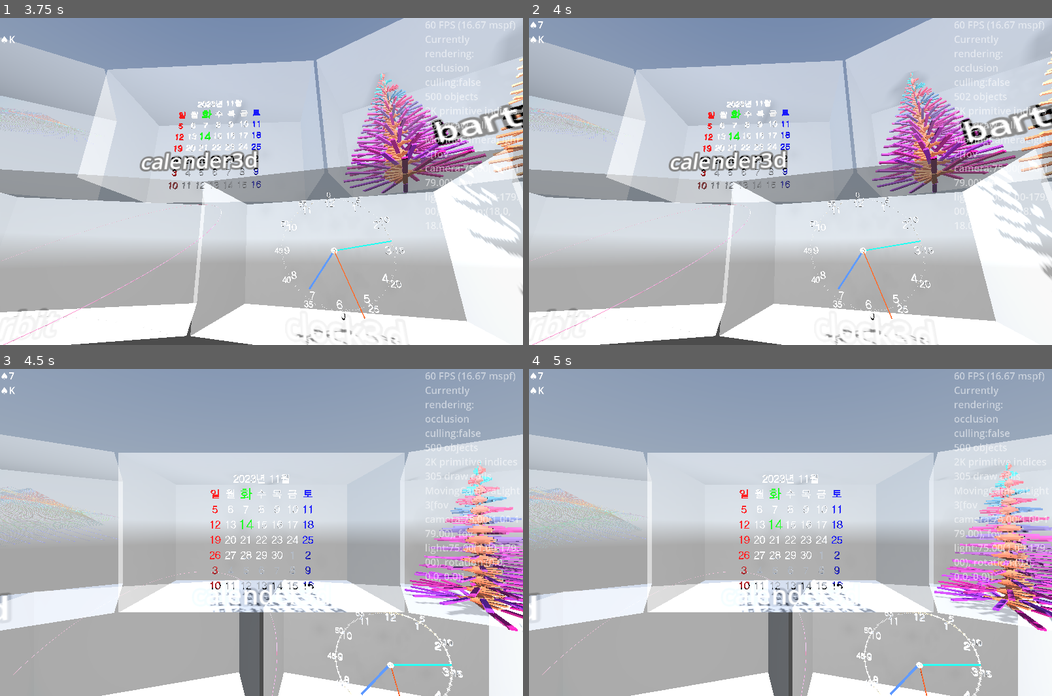
Above: before the commit, frames 1-4 (two rows, left to right).
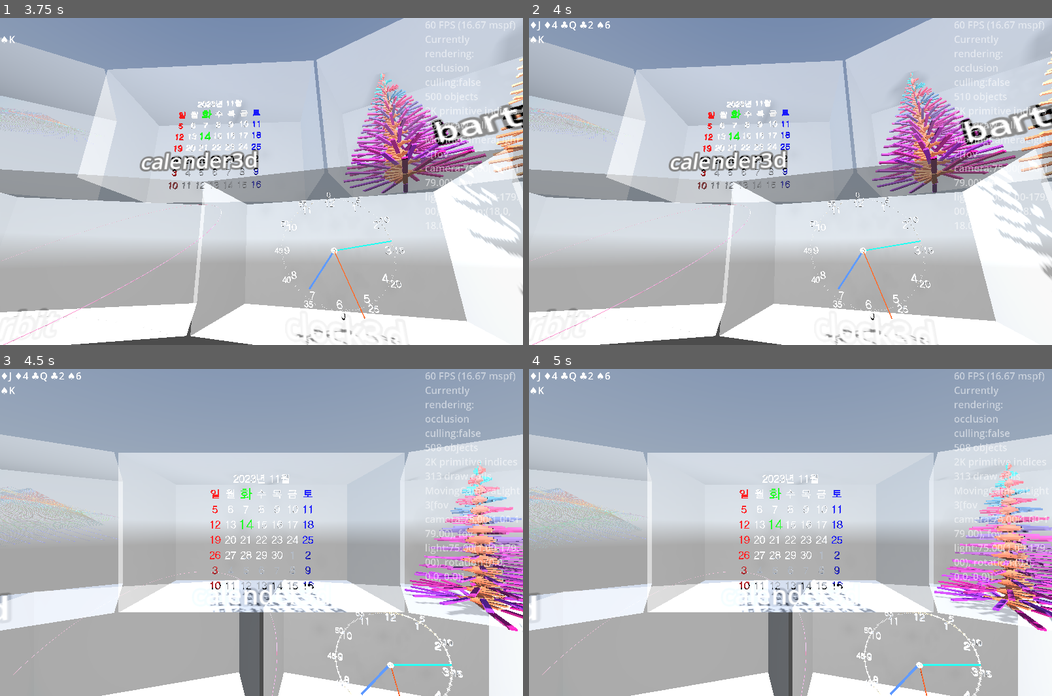
Above: after the commit, the same moments.

Repository: kasworld/gd4template3d
Game: Godot game, scene res://main.tscn
Two runs of this game, one before a commit and one after it. Both use one fixed random seed, a clock stepped at 60 frames per second and the inputs below. A sky picture missing from this copy of the repository is replaced by a grey-blue gradient.
Inputs (mouse positions are in pixels of both pictures, inside the frame that each line leads up to):
- Up to frame 1 (3.75 s): tap Enter at 0.5, 2.1 s; move the mouse to (376, 165) at 0.52 s; hold Right 0.53-1.28 s; tap Q at 0.6, 2.85 s; click (376, 165) at 0.67 s; move the mouse to (156, 197) at 1.27 s; hold Down 1.28-2.03 s; tap E at 1.35, 3.6 s; move the mouse to (313, 109) at 2.02 s; hold Right 2.03-2.78 s; move the mouse to (235, 246) at 2.77 s; hold Up 2.78-3.53 s; click (235, 246) at 2.92 s; move the mouse to (418, 230) at 3.52 s; hold Left from 3.53 s (still down)
- Up to frame 2 (4 s): keep holding Left
- Up to frame 3 (4.5 s): keep holding Left; move the mouse to (104, 483) at 4.27 s; tap Enter at 4.35 s
- Up to frame 4 (5 s): keep holding Left

Frame 1 is identical in both runs. In frame 2, 0.1% of the frame differs, in the area x 0-85%, y 1-34%; in frame 3, 0.1%; in frame 4, 0.1%.

Commit message:
add slot demo

Diff:
--- a/main.gd
+++ b/main.gd
@@ -77,7 +77,7 @@
 	line2d_demo($GlassCabinetContainer.get_child(4), "moveline2d")
 	meshtrail_demo($GlassCabinetContainer.get_child(5), "meshtrail")
 	maze3d_demo($GlassCabinetContainer.get_child(6), "maze3d")
-	reel_demo($GlassCabinetContainer.get_child(7), "slotreel")
+	slotreel_demo($GlassCabinetContainer.get_child(7), "slotreel")
 	wheel_demo($GlassCabinetContainer.get_child(8), "roulettewheel" )
 	valvehandle_arrow3d_demo($GlassCabinetContainer.get_child(9), "valvehandle,arrow3d")
 	wirenet_wavegauge_demo($GlassCabinetContainer.get_child(10), "wirenet,wavegauge")
@@ -140,28 +140,26 @@
 func _on_timer_wheel_timeout() -> void:
 	wheel돌리기()
 
-var slotreel :SlotReel
-func reel_demo(glasscabinet :GlassCabinet, labeltext :String = "") -> void:
+var slot :Slots
+func slotreel_demo(glasscabinet :GlassCabinet, labeltext :String = "") -> void:
+	if labeltext != "":
+		glasscabinet.set_label_text(labeltext)
 	var symbol크기 := Vector2(WorldSize.x/20 ,WorldSize.y/20)
 	var color_text_into_list := make_color_text_info_list(colorlist_dark, cardlist).duplicate()
-	color_text_into_list.shuffle()
-	slotreel = preload("res://slot_reel/slot_reel.tscn").instantiate(
-		).init(0, symbol크기, color_text_into_list)
-	slotreel.rotation_stopped.connect(reel결과가결정됨)
-	glasscabinet.add_child(slotreel)
-	if labeltext != "":
-		glasscabinet.set_label_text(labeltext)
-	reel돌리기()
-func reel돌리기() -> void:
-	var rot = randfn(2*PI, PI/2)
-	if randi_range(0,1) == 0:
-		rot = -rot
-	slotreel.돌리기시작(rot)
-func reel결과가결정됨( rl :SlotReel) -> void:
-	$"왼쪽패널/LabelReel".text = rl.선택된symbol얻기().글내용얻기()
+	slot = preload("res://slots/slots.tscn").instantiate().init(5, symbol크기,color_text_into_list)
+	glasscabinet.add_child(slot)
+	slot.rotation_stopped.connect(슬롯멈춤)
+	slot.돌리기시작()
+func 슬롯멈춤(sl :Slots) -> void:
+	var symbol들 := sl.선택된symbol들얻기()
+	var 결과 := ""
+	for k in symbol들:
+		결과 += k.글내용얻기() + " "
+	$"왼쪽패널/LabelReel".text = 결과
 	$TimerReel.start()
 func _on_timer_reel_timeout() -> void:
-	reel돌리기()
+	slot.돌리기시작()
+
 
 var wavegauge_box :WaveGauge
 func wavegauge_demo(glasscabinet :GlassCabinet, labeltext :String = "") -> void:
--- /dev/null
+++ b/slots/slots.gd
@@ -0,0 +1,73 @@
+extends Node3D
+class_name Slots
+
+signal rotation_stopped(s :Slots)
+
+var colorlist :Array = NamedColorList.filter_to_colorlist(NamedColorList.make_dark_color_list())
+var cardlist :Array = PlayingCard.make_deck_with_joker()
+func make_color_text_info_list() -> Array:
+	var rtn := []
+	for i in cardlist.size():
+		rtn.append( [ colorlist[i%colorlist.size()], cardlist[i] ] )
+	return rtn
+
+#var symbol크기 :Vector2
+#var reelcount :int
+var reel_list := []
+
+func init(reelcount :int, symbol크기 :Vector2, color_text_info_list: Array) -> Slots:
+	#var color_text_info_list := make_color_text_info_list()
+	var total_width := reelcount*(symbol크기.x+1)
+	for i in reelcount:
+		var kilist := color_text_info_list.duplicate()#.slice(0,7)
+		kilist.shuffle()
+		var rl = preload("res://slot_reel/slot_reel.tscn").instantiate().init(i, symbol크기, kilist)
+		rl.rotation_stopped.connect(결과가결정됨)
+		rl.position = Vector3(i*symbol크기.x+i +symbol크기.x/2 -total_width/2, 0, 0)
+		add_child(rl)
+		reel_list.append(rl)
+
+	$Bar.mesh.material.albedo_color = Color.GOLD
+	$Bar.mesh.top_radius = 0.1
+	$Bar.mesh.bottom_radius = $Bar.mesh.top_radius
+	$Bar.mesh.height = total_width
+	$Bar.position = (reel_list[-1].position + reel_list[0].position) /2 + Vector3(0,0,reel_list[0].calc_radius())
+
+	return self
+
+func calc_radius() -> float:
+	return reel_list[0].calc_radius()
+
+#func calc_width() -> float:
+	#return reelcount*(symbol크기.x+1)
+#
+#func calc_size() -> Vector3:
+	#return Vector3(calc_width(),calc_radius()*2,calc_radius()*2)
+#
+#func calc_center() -> Vector3:
+	#return Vector3(0,0,0)
+
+func 결과가결정됨( _rl :SlotReel) -> void:
+	var 모두멈추었나 = true
+	for n in reel_list:
+		if n.회전중인가:
+			모두멈추었나 = false
+
+	if 모두멈추었나:
+		rotation_stopped.emit(self)
+
+func 선택된symbol들얻기() -> Array:
+	var rtn := []
+	for n in reel_list:
+		rtn.append(n.선택된symbol얻기())
+	return rtn
+
+func random_color()->Color:
+	return NamedColorList.color_list.pick_random()[0]
+
+func 돌리기시작() -> void:
+	for r in reel_list:
+		var rot = randfn(2*PI, PI/2)
+		if randi_range(0,1) == 0:
+			rot = -rot
+		r.돌리기시작(rot)
--- /dev/null
+++ b/slots/slots.tscn
@@ -0,0 +1,15 @@
+[gd_scene load_steps=4 format=3 uid="uid://dtf12u4f2xkel"]
+
+[ext_resource type="Script" uid="uid://cdc5dxho1fttw" path="res://slots/slots.gd" id="1_aw3f0"]
+
+[sub_resource type="StandardMaterial3D" id="StandardMaterial3D_aw3f0"]
+
+[sub_resource type="CylinderMesh" id="CylinderMesh_4b3ct"]
+material = SubResource("StandardMaterial3D_aw3f0")
+
+[node name="Slots" type="Node3D"]
+script = ExtResource("1_aw3f0")
+
+[node name="Bar" type="MeshInstance3D" parent="."]
+transform = Transform3D(-4.371139e-08, -1, 0, 1, -4.371139e-08, 0, 0, 0, 1, 0, 0, 0)
+mesh = SubResource("CylinderMesh_4b3ct")
Not shown, added: slots/slots.gd.uid
